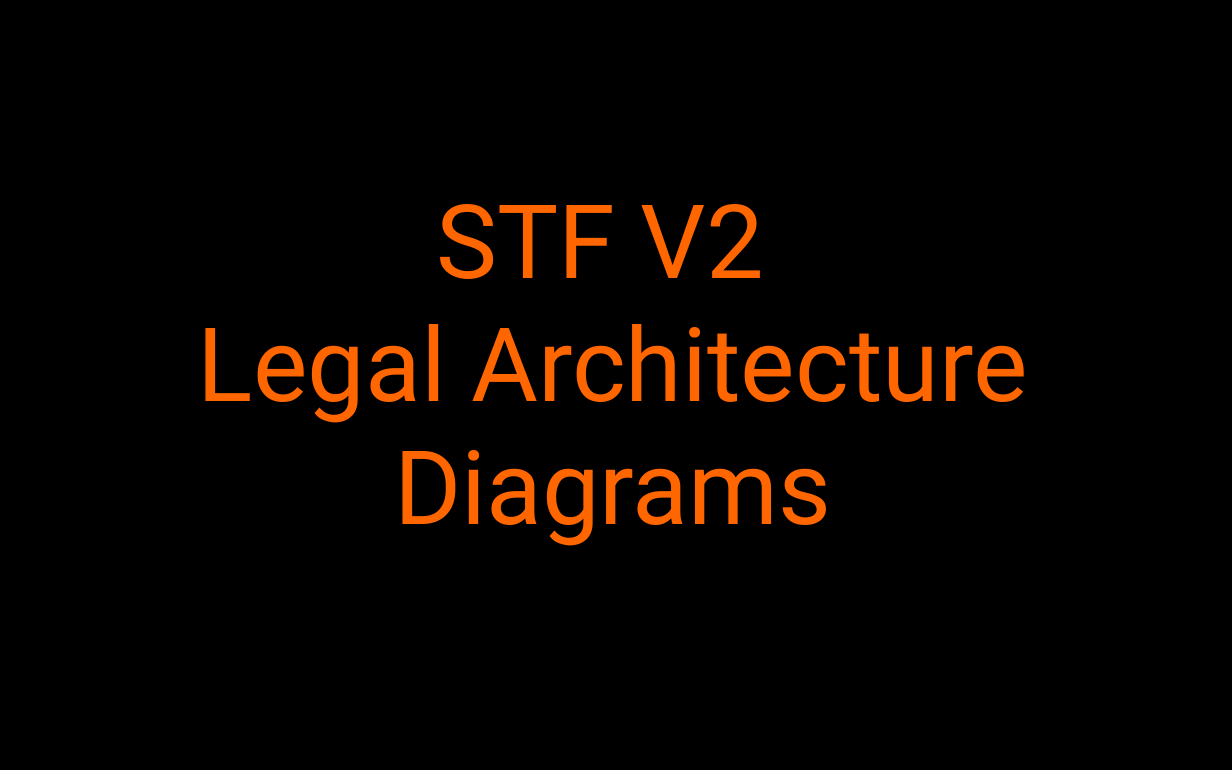
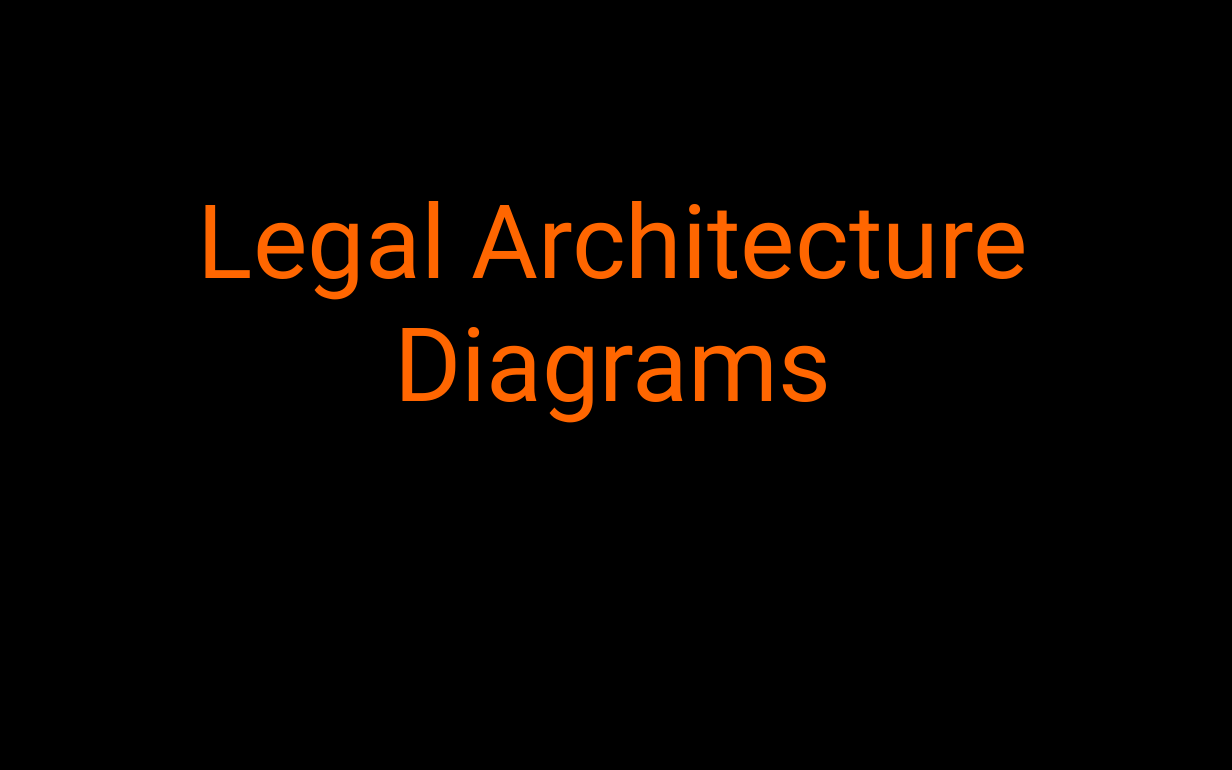
Before and after one commit to sovrin-foundation/SGF-v3, a slide deck: slide 1 of sbu/_docdev/images/sbu-legal-architecture-diagrams.pptx. Drawn at 1232x770 pixels with LibreOffice and Linux fonts; fonts in the diff are those of the drawing. Boxes give left, top, right and bottom in pixels: in the first picture for what was removed or moved away, otherwise in the second. Text is boxed around its words. In the diff, an @@ line names an element or a change of style, - is before the commit and + after.

```diff
--- a/sbu/_docdev/images/sbu-legal-architecture-diagrams.pptx
+++ b/sbu/_docdev/images/sbu-legal-architecture-diagrams.pptx
@@ text at bbox=[198, 201, 1027, 423]: text changed @@
-STF V2
-Legal Architecture Diagrams
+Legal Architecture Diagrams
```
Also in this commit, not shown: 3 other slides changed, 8 other files.
